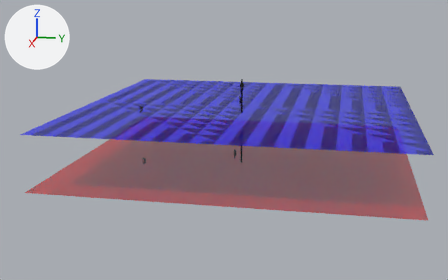
Renders of the glTF model ar/src/diagrams/3.4.2.a parallelplanes_e.glb from each side of a commit.
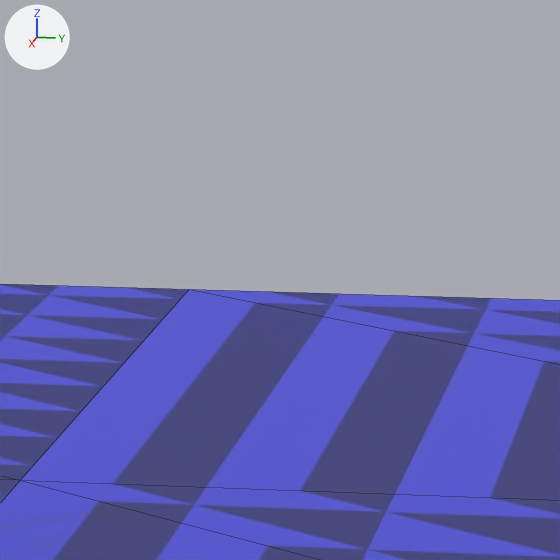
The first picture shows the older version from a 50 mm lens placed at (0.369, 0.059, 0.1), pointed at (0.006, -0.013, 0.01). The close-ups show both versions on the part from 55% to 70% of the width and 17% to 41% of the height of that picture; other places that the commit changed are outside them. Every picture has the same lights, and +X, +Y and +Z are marked at upper left. The close-ups show mesh edges as thin lines. Where no turn or scale is listed for an object, it has been applied to the vertices.

The older version as bpy lines, for what is in view:
```python
me_mesh_5_003 = bpy.data.meshes.new('Mesh_5.003')
me_mesh_5_003.from_pydata(...)  # 9 vertices, 8 faces; spans x -0.097..0.097, y -0.097..0.097, z 0.03
me_mesh_5_003.materials.append(mat_m_0_0_255_216)  # blue #0000ff
ob_p_2 = bpy.data.objects.new('p_2', me_mesh_5_003)
ob_p_2.location = (0.0, 0.0, 0.0)
```
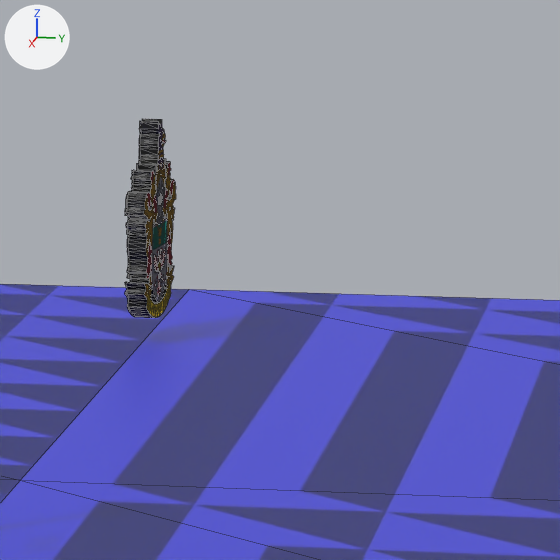
Edits to the bpy script that builds the scene:
```text
Add img_image_0:
    img_image_0 = load_image('Image_0', '_unpacked/Image_0', 2000, 2994, 'sRGB')
Add mat_material_0_001:
    mat_material_0_001 = principled_material('Material_0.001')
    mat_material_0_001.texture = img_image_0
    mat_material_0_001.roughness = 1.0
Add me_mesh_0_002:
    me_mesh_0_002.from_pydata(...)  # 1671 vertices, 3454 faces; spans x -0.0058..0.0058, y -0.0015..0.0015, z -0.0072..0.01
    me_mesh_0_002.materials.append(mat_material_0_001)  # picture img_image_0
Add ob_mesh_0_002:
    ob_mesh_0_002 = bpy.data.objects.new('Mesh_0.002', me_mesh_0_002)
    ob_mesh_0_002.location = (-0.06909, 0.00014, 0.03897)
```

Pixel boxes (x1, y1, x2, y2) of what changed, in the close-ups (560 x 560 px):
'Mesh_0.002', added: after (125, 119, 176, 318)
